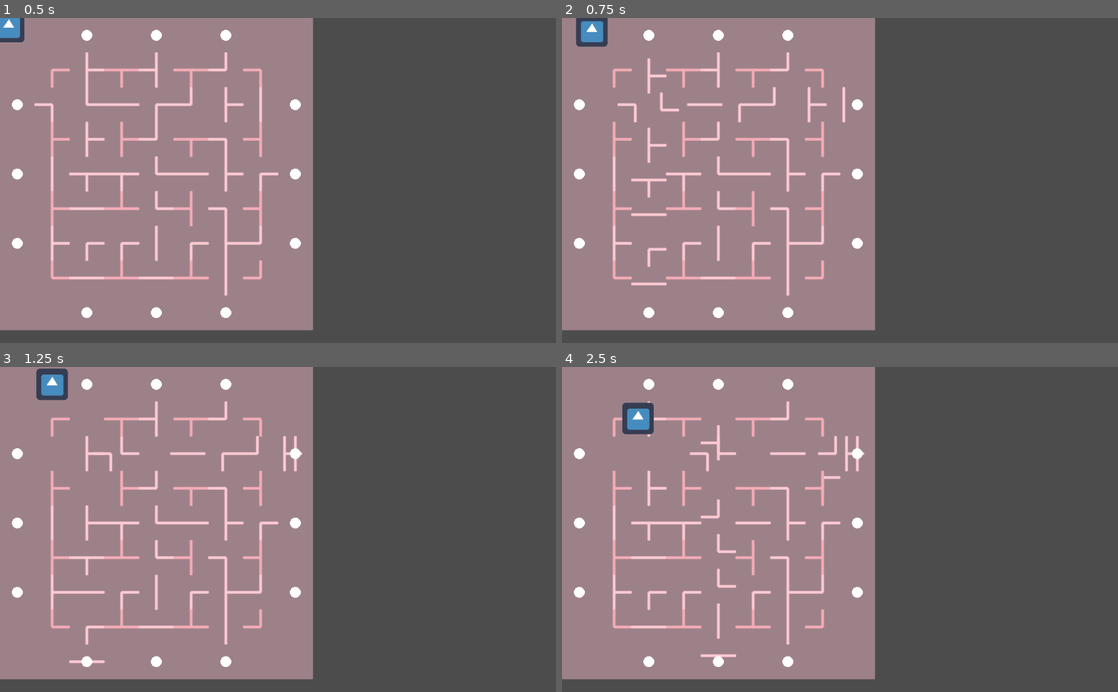
Above: before the commit, frames 1-4 (two rows, left to right).
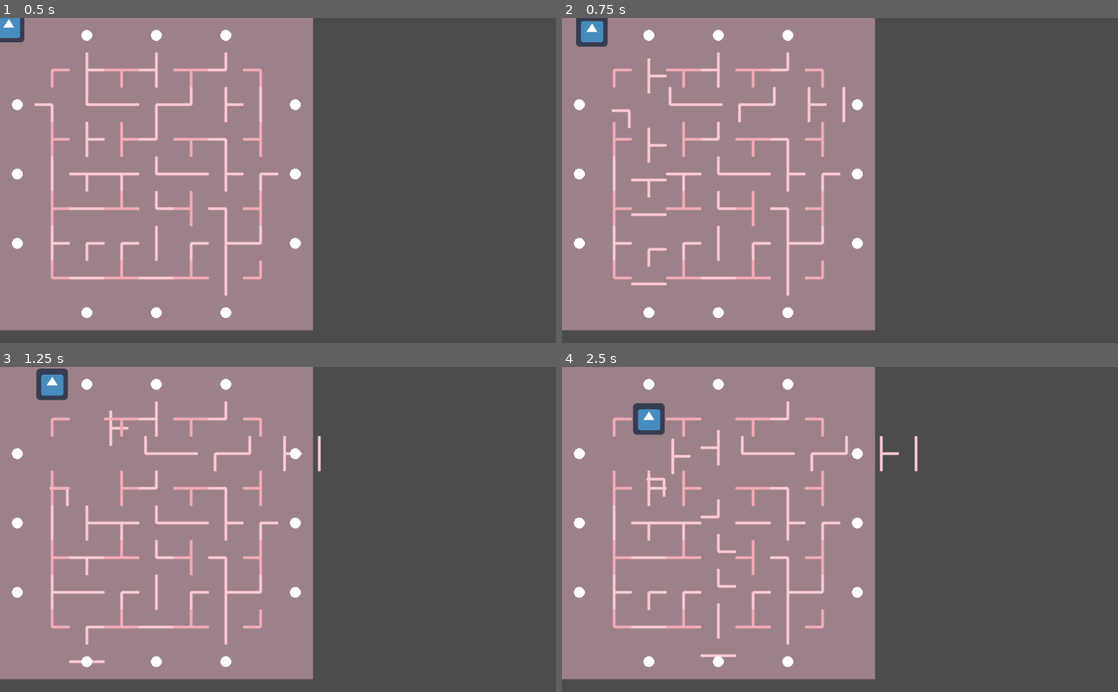
Above: after the commit, the same moments.

Repository: arran-nz/RapidRescue
Game: Godot game, scene res://Game.tscn
The game is run twice, just before and just after one commit, with the same random seed, the same clock (stepped at 60 frames per second) and the same inputs. The engine's default icon, where the game draws it, is replaced by a stand-in: a white triangle on a blue panel in a dark square.
Inputs (mouse positions are in pixels of both pictures, inside the frame that each line leads up to):
- Up to frame 1 (0.5 s): no input
- Up to frame 2 (0.75 s): tap Enter (ui_accept) at 0.5 s; move the mouse to (650, 34) at 0.52 s; hold Right (ui_right) from 0.53 s (still down); click (650, 34) at 0.67 s
- Up to frame 3 (1.25 s): keep holding Right (ui_right); tap Enter (ui_accept) at 0.77 s
- Up to frame 4 (2.5 s): move the mouse to (650, 662) at 1.27 s; release Right (ui_right) at 1.28 s; hold Down (ui_down) 1.28-2.03 s; click (650, 662) at 1.42 s; tap Enter (ui_accept) at 1.52 s; move the mouse to (717, 383) at 2.02 s; hold Right (ui_right) from 2.03 s (still down); click (717, 383) at 2.17 s

Frame 1 is identical in both runs. In frame 2, 0.3% of the frame differs, in the area x 8-23%, y 21-34%; in frame 3, 0.7%; in frame 4, 1.4%, in the area x 10-64%, y 10-40%.

Commit message:
WIP: Refine Path Injection

Diff:
--- a/MoveMaze/Scripts/Grid.gd
+++ b/MoveMaze/Scripts/Grid.gd
@@ -8,6 +8,8 @@
 var path_cells
 var injectors = []
 
+
+var _tile_padding
 
 var DIRECTION = {
 				'N' : Vector2(0, -1),
@@ -26,10 +28,10 @@
 	var _board_generator = _board_gen_res.new()
 	path_cells = _board_generator.gen_board(map_size, obj_path)
 
-	var tile_padding =  _calc_board_padding()
+	_tile_padding =  _calc_board_padding()
 
-	_spawn_paths(tile_padding)
-	_spawn_injectors(tile_padding)
+	_spawn_paths(_tile_padding)
+	_spawn_injectors()
 
 func _injector_call(injector):
 	if injector.push_direction == DIRECTION['S'] \
@@ -39,17 +41,17 @@
 		_move_row(injector.index, injector.push_direction)
 	pass
 
-func _spawn_injectors(tile_padding):
+func _spawn_injectors():
 	pass
 
 	var x_indices = []
 	for x in range(map_size.x):
-		if path_cells[x][0].Moveable:
+		if path_cells[x][0].moveable:
 			x_indices.append(x)
 
 	var y_indices = []
 	for y in range(map_size.y):
-		if path_cells[0][y].Moveable:
+		if path_cells[0][y].moveable:
 			y_indices.append(y)
 
 	var NW = world_to_map((path_cells[0][0].position))
@@ -129,23 +131,49 @@
 	return padding
 
 
-func _move_row(index, dir):
+func _move_row(y_index, dir):
+	var row = _get_row(y_index)
+	for cell in row:
+		var target = _get_adjacnet_world_position(cell, dir)
+		var t_index = _get_adjacent_index(cell, dir)
+		cell.set_target(target)
+		cell.update_index(t_index)
+
+func _move_column(x_index, dir):
+	var col = _get_col(x_index)
+	for cell in col:
+		var target = _get_adjacnet_world_position(cell, dir)
+		var t_index = _get_adjacent_index(cell, dir)
+		cell.set_target(target)
+		cell.update_index(t_index)
+
+func _get_col(x_index):
+	var col = []
 	for x in range(map_size.x):
-		var cell = path_cells[x][index]
-		if(!cell.Moveable):
-			print("EXC: CANT MOVE THIS ROW")
-		else:
-			var target = get_next_cell_position(cell.position, dir)
-			cell.set_target(target)
+		for y in range(map_size.y):
+			var temp_cell = path_cells[x][y]
+			if temp_cell.index.x == x_index:
+				col.append(temp_cell)
 
-func _move_column(index, dir):
-	for y in range(map_size.y):
-		var cell = path_cells[index][y]
-		if(!cell.Moveable):
-			print("EXC: CANT MOVE THIS COLUMN")
-		else:
-			var target = get_next_cell_position(cell.position, dir)
-			cell.set_target(target)
+	return col
+
+func _get_row(y_index):
+	var row = []
+	for x in range(map_size.x):
+		for y in range(map_size.y):
+			var temp_cell = path_cells[x][y]
+			if temp_cell.index.y == y_index:
+				row.append(temp_cell)
+
+	return row
+
+func _get_adjacent_index(cell, dir):
+	var index = cell.index + dir
+	return index
+
+func _get_adjacnet_world_position(cell, dir):
+	var pos = cell.position + (tile_size * dir)
+	return pos
 
 func get_next_cell_position(pos, direction):
 	var g_pos = world_to_map(pos)
--- a/MoveMaze/Scripts/LineDrawer.gd
+++ b/MoveMaze/Scripts/LineDrawer.gd
@@ -77,31 +77,31 @@
 				break
 
 			var current_color
-			if(item.Moveable): current_color = Palletes[CURRENT_PALLETE][2]
+			if(item.moveable): current_color = Palletes[CURRENT_PALLETE][2]
 			else: current_color = Palletes[CURRENT_PALLETE][3]
 
-			if item.Connections['S']:
+			if item.connections['S']:
 				draw_line(
 					item.position,
 					item.position + Vector2(0, grid_obj.tile_size.y / 2),
 					current_color,
 					LINE_WIDTH,
 					_AA)
-			if item.Connections['N']:
+			if item.connections['N']:
 				draw_line(
 					item.position,
 					item.position - Vector2(0, grid_obj.tile_size.y / 2),
 					current_color,
 					LINE_WIDTH,
 					_AA)
-			if item.Connections['W']:
+			if item.connections['W']:
 				draw_line(
 					item.position,
 					item.position - Vector2(grid_obj.tile_size.x / 2, 0),
 					current_color,
 					LINE_WIDTH,
 					_AA)
-			if item.Connections['E']:
+			if item.connections['E']:
 				draw_line(
 					item.position,
 					item.position + Vector2(grid_obj.tile_size.x / 2, 0),
--- a/MoveMaze/Scripts/Path.gd
+++ b/MoveMaze/Scripts/Path.gd
@@ -1,28 +1,26 @@
 extends KinematicBody2D
 
-var Connections
-var Moveable
-var Item
+var connections
+var moveable
+var item
 # Index Relative to the playing board
-var Index
+var index
 
 var _target_pos
-var grid_obj
 
 const _SPEED = 10000
 # Target Threshold in Pixels
 const _TARGET_THRESHOLD = 2
 
 func _ready():
-	grid_obj = get_parent()
 	_target_pos = position
 	pass
 
 func init(index, connections, moveable, item=null):
-	Index = index
-	Connections = connections
-	Moveable = moveable
-	Item = item
+	self.index = index
+	self.connections = connections
+	self.moveable = moveable
+	self.item = item
 
 func _process(delta):
 	if _target_pos != position:
@@ -39,12 +37,15 @@
 func set_target(target, is_instant=false):
 	if is_instant:
 		position = target
+		_target_pos = position
 	else:
 		_target_pos = target
 
+func update_index(index):
+	self.index = index
 
 func collect_item():
 
-	var temp_item = Item
-	Item = null
+	var temp_item = item
+	item = null
 	return temp_item
